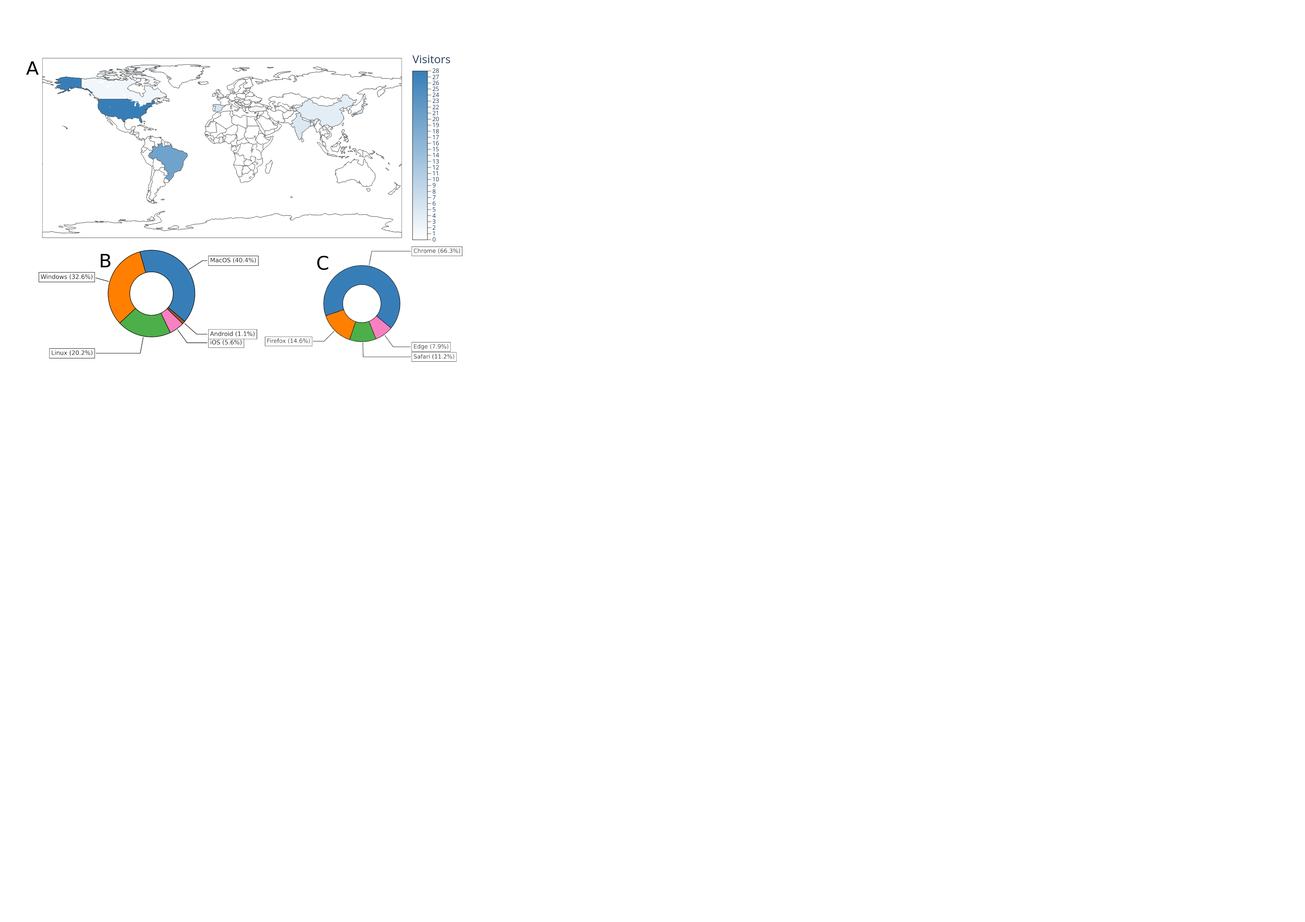
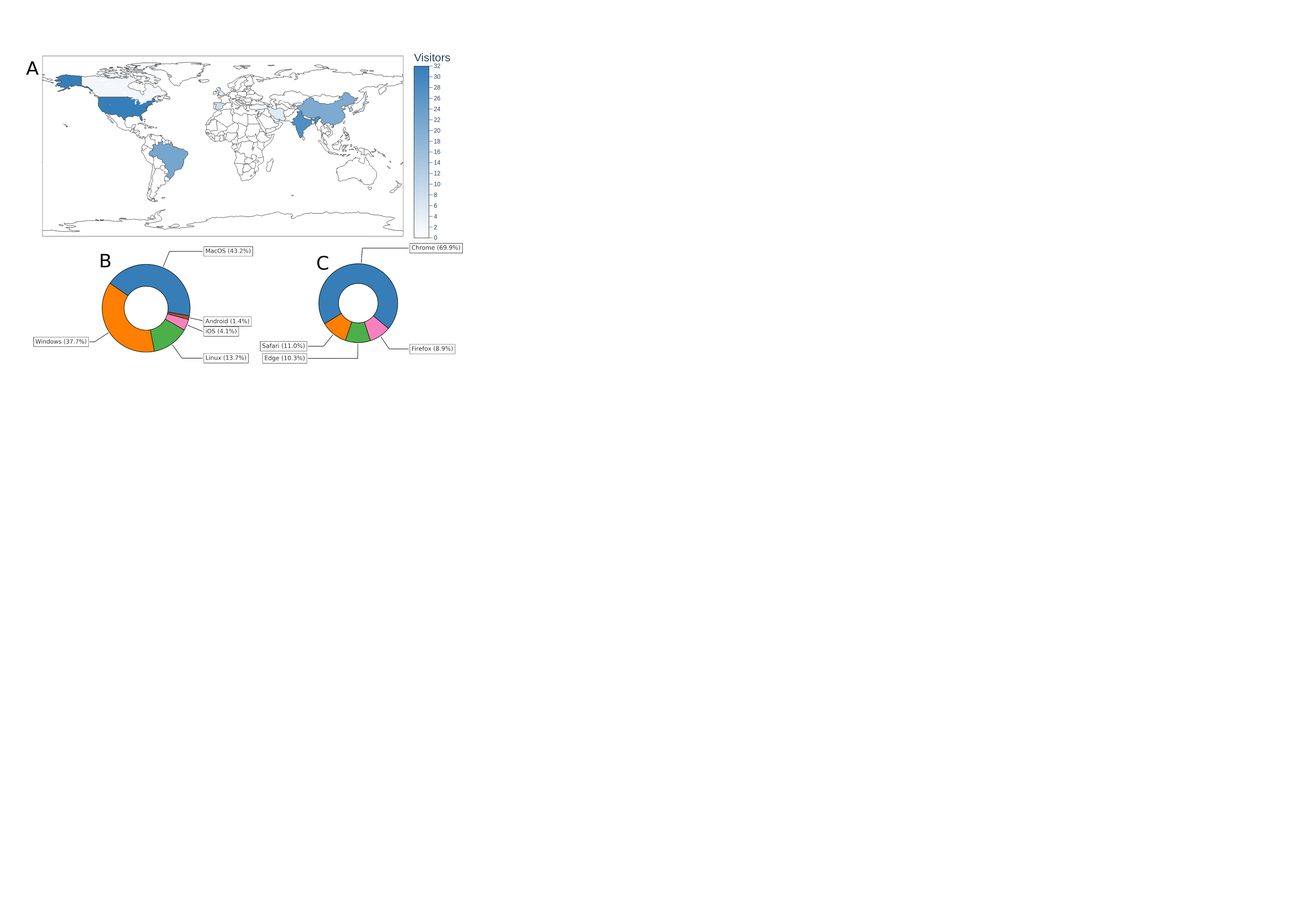
Before/after of a w=1305, h=922 layered artwork. What changed in the layer stack:
painted on "clarity-countries.png" over box(42, 53, 451, 242)
painted on "clarity-os.png" over box(33, 246, 259, 364)
painted on "clarity-browsers.png" over box(259, 243, 463, 364)
